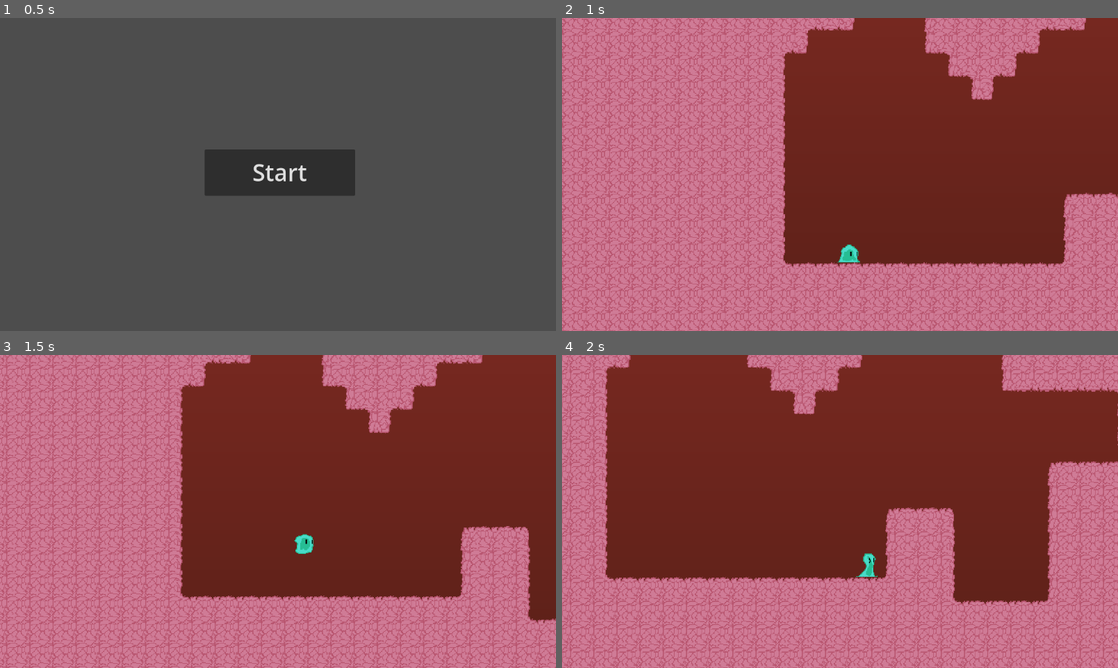
Above: before the commit, frames 1-4 (two rows, left to right).
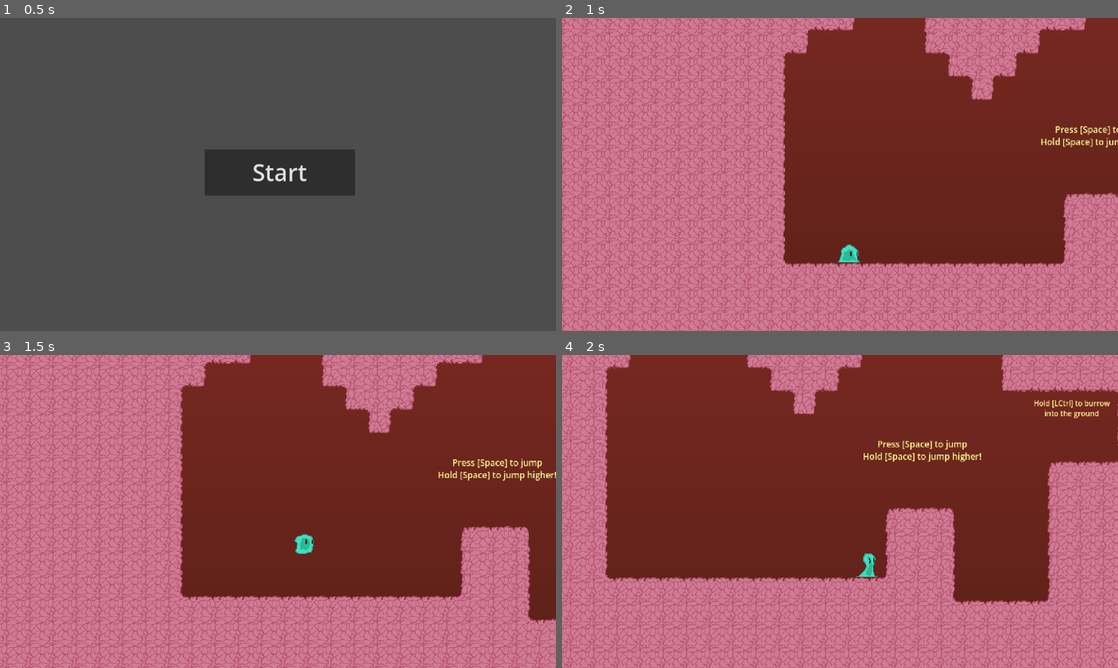
Above: after the commit, the same moments.

Repository: HeyItsEquin/Platformer
Game: Godot game, scene res://MainMenu.tscn
Same seed, same stepped clock (60 frames per second), same inputs: the game is played once before the commit and once after it.
Inputs:
- Up to frame 1 (0.5 s): no input
- Up to frame 2 (1 s): click "Start" at 0.5 s
- Up to frame 3 (1.5 s): tap Space at 1.25 s; hold D (move_right) from 1.28 s (still down); hold Ctrl (burrow) from 1.28 s (still down)
- Up to frame 4 (2 s): keep holding D (move_right); keep holding Ctrl (burrow); tap W (move_up) at 1.52 s

Frame 1 is identical in both runs. In frame 2, 0.3% of the frame differs, in the area x 86-100%, y 34-42%; in frame 3, 0.5%; in frame 4, 0.8%, in the area x 54-99%, y 14-35%.

Commit message:
Added tutorial prompts to first level

Diff:
--- a/Scenes/Level1/Level1.tscn
+++ b/Scenes/Level1/Level1.tscn
@@ -137,6 +137,58 @@
 position = Vector2(-7.939249, 0)
 scale = Vector2(4.0055666, 0.5)
 
+[node name="TutorialPrompt1" type="RichTextLabel" parent="." unique_id=502887865]
+offset_left = 689.0
+offset_top = 464.0
+offset_right = 870.0
+offset_bottom = 569.0
+theme_override_colors/default_color = Color(1, 1, 0.5803922, 1)
+theme_override_font_sizes/normal_font_size = 12
+text = "Press [Space] to jump
+Hold [Space] to jump higher!"
+horizontal_alignment = 1
+
+[node name="TutorialPrompt2" type="RichTextLabel" parent="." unique_id=125729647]
+offset_left = 924.0
+offset_top = 409.0
+offset_right = 1048.0
+offset_bottom = 449.0
+theme_override_colors/default_color = Color(1, 1, 0.5803922, 1)
+theme_override_font_sizes/normal_font_size = 10
+text = "Hold [LCtrl] to burrow into the ground"
+horizontal_alignment = 1
+
+[node name="TutorialPrompt3" type="RichTextLabel" parent="." unique_id=1284055605]
+offset_left = 1506.0
+offset_top = 602.0
+offset_right = 1711.0
+offset_bottom = 654.0
+theme_override_colors/default_color = Color(1, 1, 0.5803922, 1)
+theme_override_font_sizes/normal_font_size = 10
+text = "Hold [LCtrl] to burrow into the ground and then press [Space] to perform a burrow jump"
+horizontal_alignment = 1
+
+[node name="TutorialPrompt4" type="RichTextLabel" parent="." unique_id=1718102968]
+offset_left = 565.0
+offset_top = -107.0
+offset_right = 762.0
+offset_bottom = -55.0
+theme_override_colors/default_color = Color(1, 1, 0.5803922, 1)
+theme_override_font_sizes/normal_font_size = 10
+text = "Neurons emit dangerous electricity that will kill you if you touch it"
+horizontal_alignment = 1
+
+[node name="TutorialPrompt5" type="RichTextLabel" parent="." unique_id=757740507]
+offset_left = 744.0
+offset_top = -493.0
+offset_right = 941.0
+offset_bottom = -441.0
+theme_override_colors/default_color = Color(1, 1, 0.5803922, 1)
+theme_override_font_sizes/normal_font_size = 10
+text = "Hold [LCtrl] while pushing against an infected wall to burrow into it.
+You can even do this midair!"
+horizontal_alignment = 1
+
 [editable path="LightningGate"]
 [editable path="LightningGate2"]
 [editable path="Checkpoint2"]
